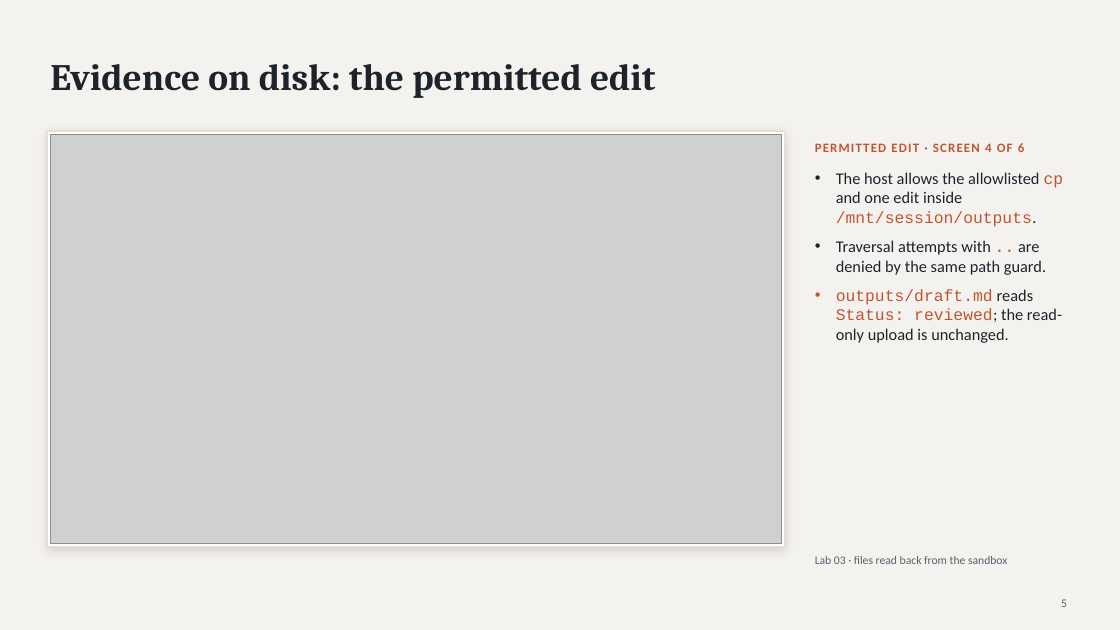
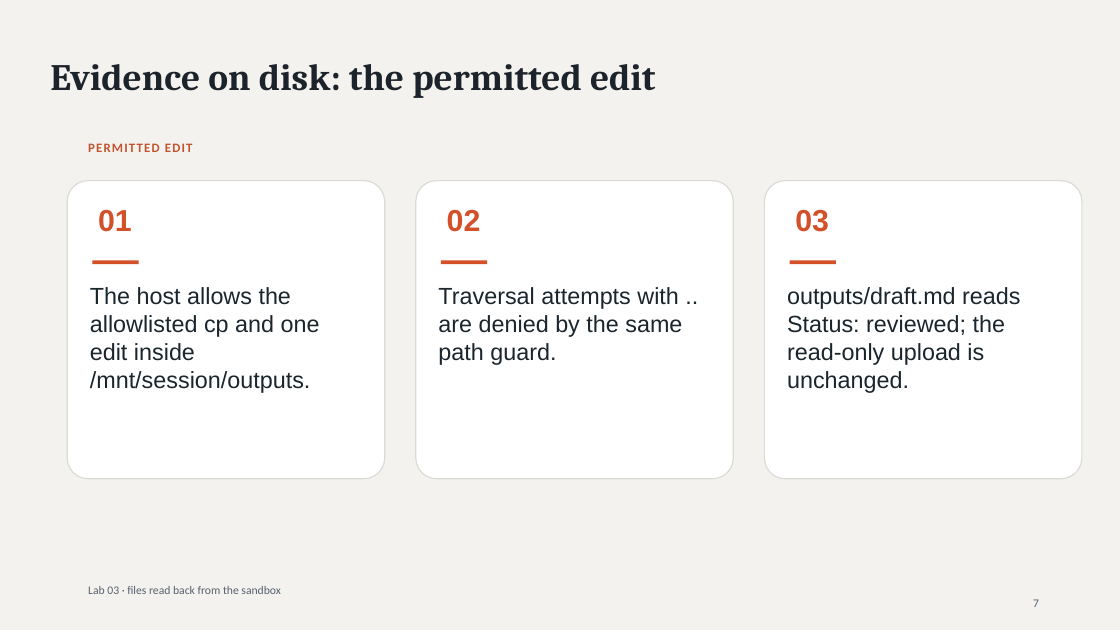
Before and after one commit to luiscoco/Udemy-claude-managed-agents-Lab-75, a slide deck: slide 7 of presentations/lab03/output/Lab03-Claude-Managed-Agents-Built-in-Tools.pptx (slide 5 before the commit). Drawn at 1120x630 pixels with LibreOffice and Linux fonts; fonts in the diff are those of the drawing; grey boxes stand for pictures. Boxes give left, top, right and bottom in pixels: in the first picture for what was removed or moved away, otherwise in the second. Text is boxed around its words. In the diff, an @@ line names an element or a change of style, - is before the commit and + after.

```diff
--- a/presentations/lab03/output/Lab03-Claude-Managed-Agents-Built-in-Tools.pptx
+++ b/presentations/lab03/output/Lab03-Claude-Managed-Agents-Built-in-Tools.pptx
@@ rectangle removed at [47, 131, 785, 547] @@
@@ picture removed at [50, 134, 781, 544] @@
@@ text at [165, 143, 193, 152]: text changed @@
-PERMITTED EDIT · SCREEN 4 OF 6
+PERMITTED EDIT
@@ text at [836, 172, 1064, 275]: paragraphs removed @@
-• The host allows the allowlisted cp and one edit inside /mnt/session/outputs.
-• Traversal attempts with .. are denied by the same path guard.
@@ rounded rectangle added at [67, 181, 385, 479], fill #FFFFFF, outline #DADBD7 1 pt @@
@@ rounded rectangle added at [416, 181, 734, 479], fill #FFFFFF, outline #DADBD7 1 pt @@
@@ rounded rectangle added at [765, 181, 1082, 479], fill #FFFFFF, outline #DADBD7 1 pt @@
@@ text added at [98, 210, 132, 232], 26 pt, text #D45029, bold @@
+01
@@ text added at [447, 210, 481, 232], 26 pt, text #D45029, bold @@
+02
@@ text added at [795, 210, 829, 232], 26 pt, text #D45029, bold @@
+03
@@ rectangle added at [92, 260, 139, 264], fill #D45029 @@
@@ rectangle added at [441, 260, 487, 264], fill #D45029 @@
@@ rectangle added at [790, 260, 836, 264], fill #D45029 @@
@@ text added at [90, 287, 320, 393], 20 pt, text #1B252C @@
+The host allows the allowlisted cp and one edit inside /mnt/session/outputs.
@@ text added at [438, 287, 682, 365], 20 pt, text #1B252C @@
+Traversal attempts with .. are denied by the same path guard.
@@ text "outputs/draft.md reads Status: reviewed; the ...": place and size @@
-text "outputs/draft.md reads Status: reviewed; the ..." at [836, 172, 1064, 343]
+text "outputs/draft.md reads Status: reviewed; the ..." at [787, 287, 1020, 393]
@@ text "outputs/draft.md reads Status: reviewed; the ..." at [787, 287, 1020, 393]: size 14 to 20 pt; font Courier New to Arial, text colour #C2552F to #1B252C in "outputs/draft.md Status: reviewed;"; font Calibri to Arial, text colour #1D232A to #1B252C in "reads reviewed; the read-only upload is unchanged."; bullet • to none; less space between paragraphs @@
@@ text "Lab 03 · files read ...": place and size @@
-text "Lab 03 · files read ..." at [815, 556, 1007, 564]
+text "Lab 03 · files read ..." at [88, 586, 280, 594]
@@ text at [1033, 599, 1039, 607]: text changed @@
-5
+7
```
Also in this commit, not shown: 21 other slides changed, 3 slides added, 4 other files.
